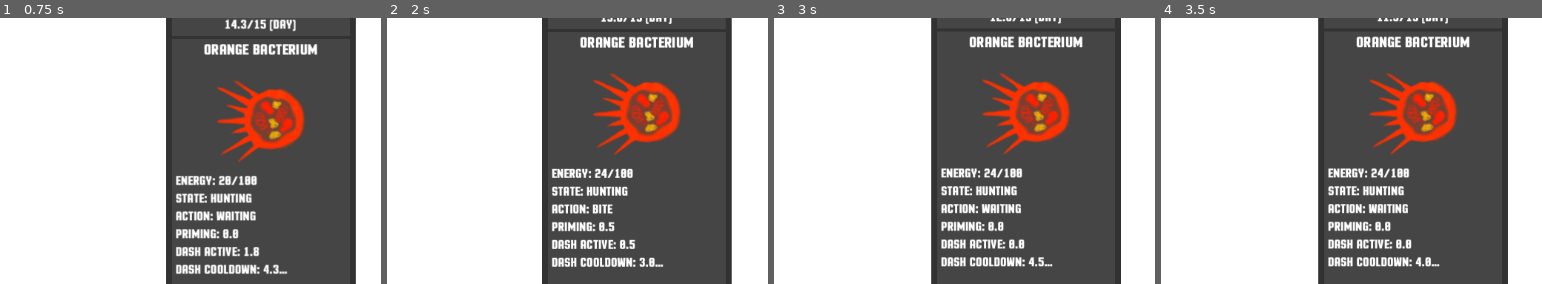
Above: before the commit, frames 1-4 (left to right).
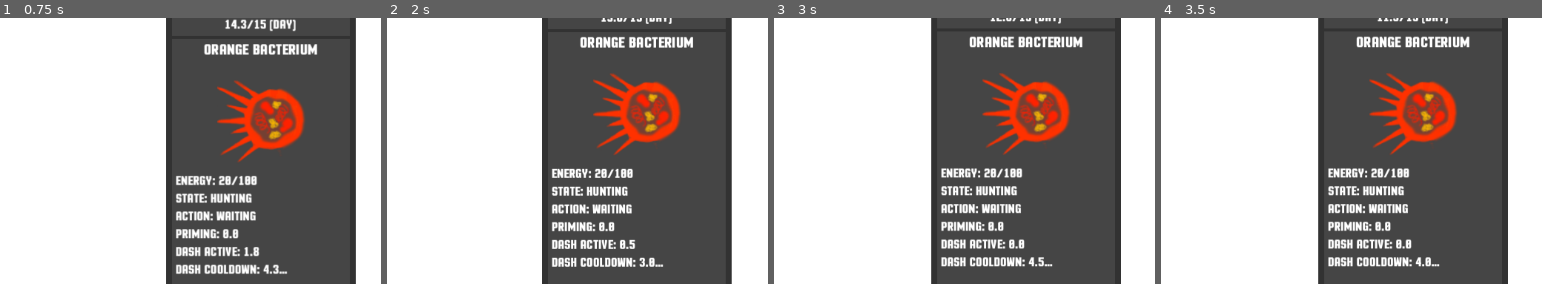
Above: after the commit, the same moments.

Repository: blekki/Bacteriostat
Game: Godot game, scene res://src/bacteriostat/bacteriostat.tscn
Same seed, same stepped clock (60 frames per second), same inputs: the game is played once before the commit and once after it.
Inputs (mouse positions are % of the whole screen's width and height, from its top left):
- Up to frame 1 (0.75 s): tap Enter at 0.5 s; drag from (25, 54) to (44, 33) at 0.52 s
- Up to frame 2 (2 s): click "—" at 1.25 s
- Up to frame 3 (3 s): click "—" at 2 s; click "—" at 2.75 s
- Up to frame 4 (3.5 s): no input
The pictures show only the part of the screen within x 50-100%, y 27-77%; the shares and areas given below are measured in that part.

Frame 1 is identical in both runs. In frame 2, 0.3% of the frame differs, in the area x 53-65%, y 56-80%; in frame 3, less than 0.1%; in frame 4, less than 0.1%.

Commit message:
Change a bit relationships between objects

Diff:
--- a/src/bacterium/green_bacterium.gd
+++ b/src/bacterium/green_bacterium.gd
@@ -98,8 +98,7 @@
 func hunting():
 	# rules how to identified object
 	var identification_rules = func(object: Entity) -> Enums.RelationshipTypes:
-		if object is Bacterium:
-			if not object is GreenBacterium:
+		if (object is PurpleBacterium):
 				return Enums.RelationshipTypes.PREY
 		elif object is EnergyCell:
 			return Enums.RelationshipTypes.LURE	# green bacteria can't eat energy cells
--- a/src/bacterium/orange_bacterium.gd
+++ b/src/bacterium/orange_bacterium.gd
@@ -96,8 +96,10 @@
 
 	# rules how to identified object
 	var identification_rules = func(object: Entity) -> Enums.RelationshipTypes:
-		if (object is PurpleBacterium) or (object is GreenBacterium):
+		if (object is PurpleBacterium):
 			return Enums.RelationshipTypes.PREDATOR
+		elif (object is EnergyCell):
+			return Enums.RelationshipTypes.LURE
 		return Enums.RelationshipTypes.NONE # default
 
 	# get the all nearby objects in the area
@@ -123,7 +125,7 @@
 
 	# rules how to identified object
 	var identification_rules = func(object: Entity) -> Enums.RelationshipTypes:
-		if (object is Entity) and not (object is OrangeBacterium):
+		if (object is GreenBacterium) or (object is PurpleBacterium):
 			return Enums.RelationshipTypes.PREY
 		return Enums.RelationshipTypes.NONE # default
 
